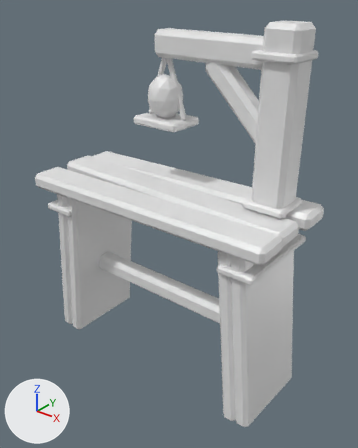
What one commit did to the OBJ model assets/variants/hod_jib_remodel2_c.obj.
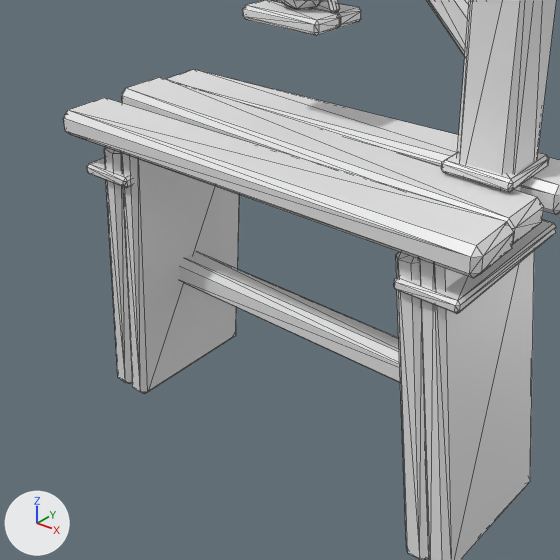
Each version appears first whole from a 50 mm lens placed at (1.47, -1.75, 1.79), pointed at (0.08, -0.01, 0.71), and next in a close-up on the part from 0% to 86% of the width and 25% to 94% of the height. The lights are fixed; the arrows at lower left show +X, +Y and +Z. The last two pictures show the newer version. The close-ups show mesh edges as thin lines. Where no turn or scale is listed for an object, it has been applied to the vertices.

Names of what the first close-up shows: 'hod_jib_remodel2_c'.
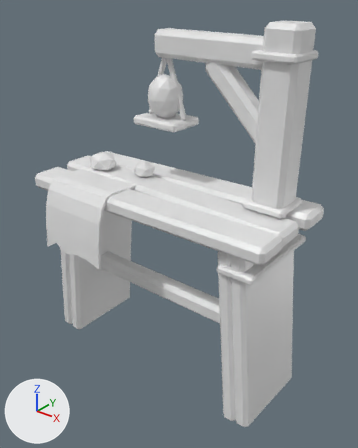
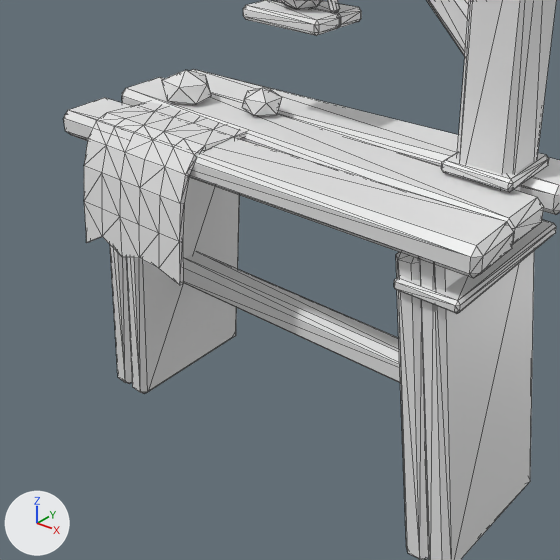
Where the change shows, as pixel boxes [x1, y1, x2, y2] in the close-ups (560 x 560 px):
part 1 of me_hod_jib_remodel2_c, added
    after: [84, 101, 248, 285]
part 2 of me_hod_jib_remodel2_c, added
    after: [162, 70, 282, 116]

Edits to the bpy script that builds the scene:
```text
Add mat_hide:
    mat_hide = principled_material('hide')
    mat_hide.base_color = (0.8, 0.8, 0.8)  # white #e7e7e7
    mat_hide.roughness = 0.4
Add mat_stone:
    mat_stone = principled_material('stone')
    mat_stone.base_color = (0.8, 0.8, 0.8)  # white #e7e7e7
    mat_stone.roughness = 0.4
Change me_hod_jib_remodel2_c:
    used by ob_hod_jib_remodel2_c; location = (0.0, 0.0, 0.0)
    remove me_hod_jib_remodel2_c.from_pydata(...)  # 498 vertices, 916 faces; spans x -0.71..0.7, y -0.28..0.28, z -0.13..1.66
    add me_hod_jib_remodel2_c.from_pydata(...)  # 618 vertices, 1144 faces; spans x -0.71..0.7, y -0.35..0.28, z -0.13..1.66
    me_hod_jib_remodel2_c part 1: a new loose piece of 96 vertices spanning x -0.55..-0.15, y -0.35..0.03, z 0.52..0.89, in mat_hide (white #e7e7e7)
    me_hod_jib_remodel2_c part 2
    24 vertices are added at x -0.53..-0.15, y -0.07..0.11, z 0.87..0.98
    40 new faces join them, mat_stone (white #e7e7e7)
    add me_hod_jib_remodel2_c.materials.append(mat_hide)  # white #e7e7e7
    add me_hod_jib_remodel2_c.materials.append(mat_stone)  # white #e7e7e7
```
